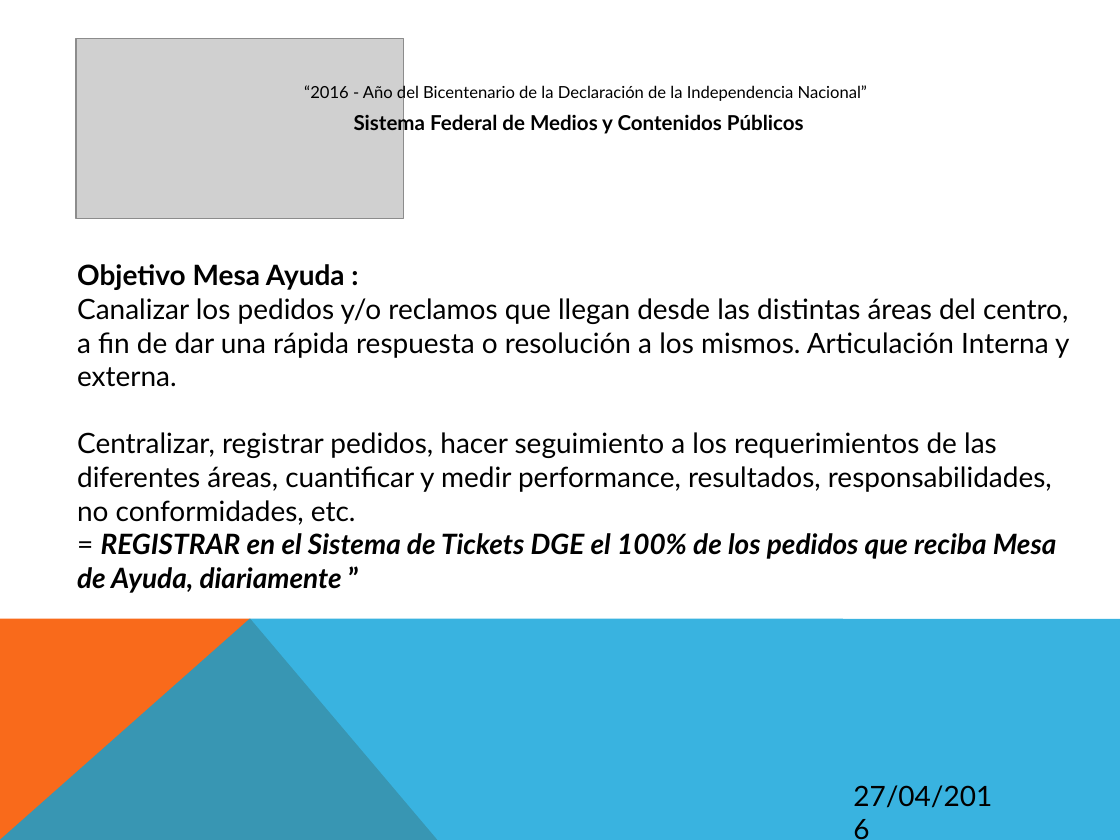
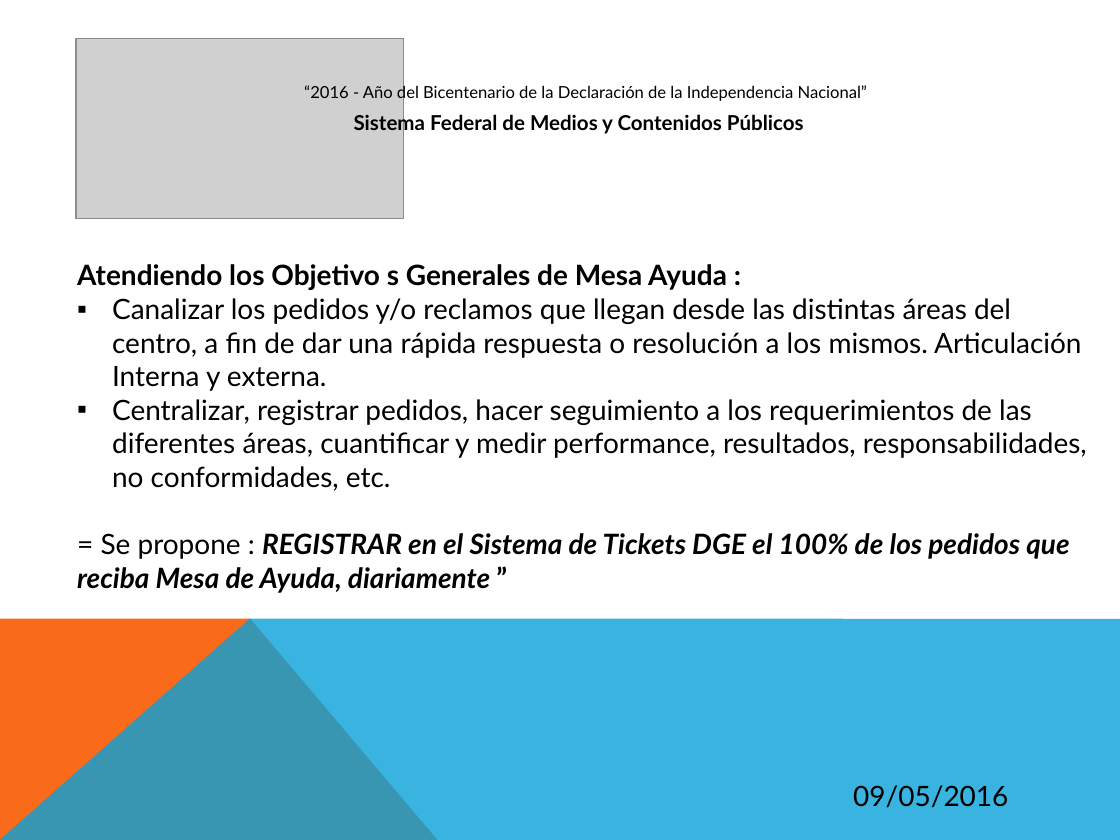
Before and after one commit to jsrxar/dge, a slide deck: slide 3 of 2-calidad/4-capacitaciones/Capacitaciones/CTO - Capacitacion Sistema de Tickets (Apertura Espacios).pptx (slide 2 before the commit). Drawn at 1120x840 pixels with LibreOffice and Linux fonts; fonts in the diff are those of the drawing; grey boxes stand for pictures. Boxes give left, top, right and bottom in pixels: in the first picture for what was removed or moved away, otherwise in the second. Text is boxed around its words. In the diff, an @@ line names an element or a change of style, - is before the commit and + after.

```diff
--- a/2-calidad/4-capacitaciones/Capacitaciones/CTO - Capacitacion Sistema de Tickets (Apertura Espacios).pptx
+++ b/2-calidad/4-capacitaciones/Capacitaciones/CTO - Capacitacion Sistema de Tickets (Apertura Espacios).pptx
@@ text at (x1=77, y1=264, x2=727, y2=290): text changed @@
-Objetivo Mesa Ayuda :
+Atendiendo los Objetivo s Generales de Mesa Ayuda :
@@ text at (x1=112, y1=298, x2=1087, y2=491): bullet none to ▪ @@
@@ text at (x1=77, y1=533, x2=1069, y2=593): text changed @@
-= REGISTRAR en el Sistema de Tickets DGE el 100% de los pedidos que reciba Mesa de Ayuda, diariamente ”
+= Se propone : REGISTRAR en el Sistema de Tickets DGE el 100% de los pedidos que reciba Mesa de Ayuda, diariamente ”
@@ text at (x1=853, y1=785, x2=1008, y2=808): text changed @@
-27/04/2016
+09/05/2016
```
Also in this commit, not shown: 8 other slides changed, 2 slides added, 36 other files.
